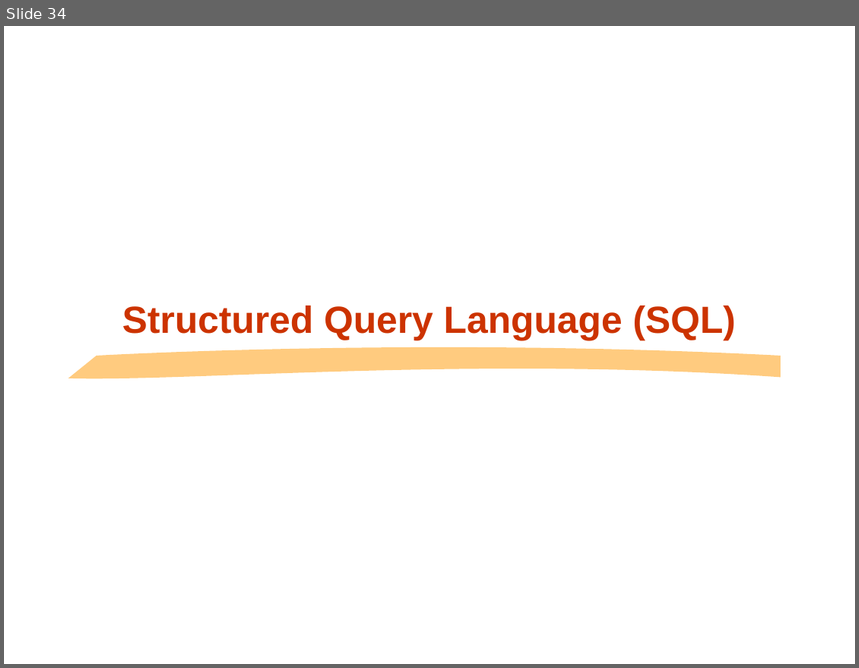
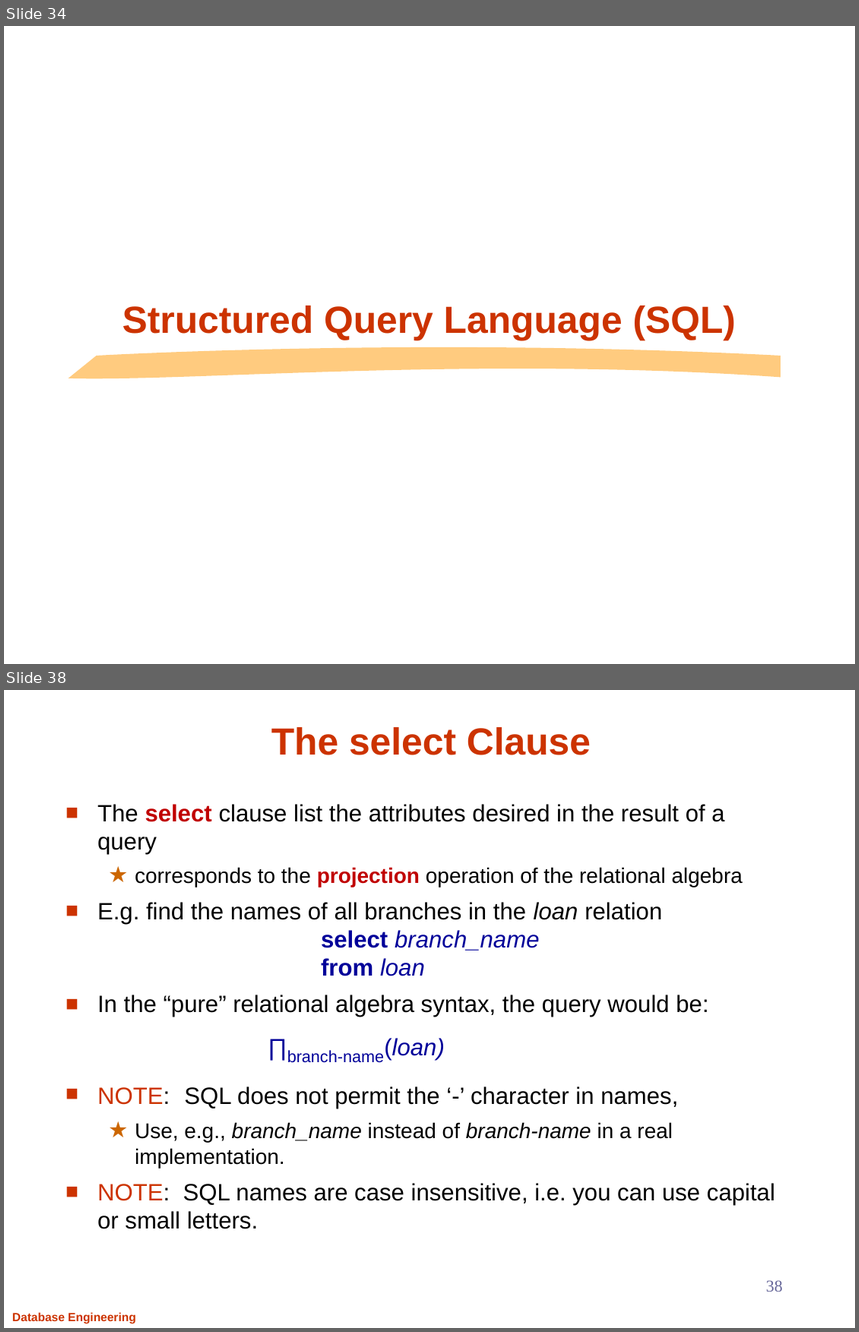
Before and after one commit to Aashishsharma/Learnings, a slide deck: RDBMS/DB.pptx. Shown one above the other, each under a label of ours: slide 34 before the commit, slides 34 and 38 after it; the slides between them are not shown. The pictures are 859x668 and 859x1332 pixels, drawn with LibreOffice and Linux fonts; fonts in the diff are those of the drawing; background and template pictures are left out. Boxes give left, top, right and bottom in pixels: in the first picture for what was removed or moved away, otherwise in the second. Text is boxed around its words. In the diff, an @@ line names an element or a change of style, - is before the commit and + after.

```diff
--- a/RDBMS/DB.pptx
+++ b/RDBMS/DB.pptx
@@ slide 38 added at (x1=4, y1=690, x2=855, y2=1328), background #FFFFFF @@
@@ title added at (x1=272, y1=727, x2=591, y2=755), 32 pt, text #CC3300, bold @@
+The select Clause
@@ text added at (x1=97, y1=804, x2=775, y2=1230), 20 pt, text #000000 @@
+■ The select clause list the attributes desired in the result of a query
+  ★ corresponds to the projection operation of the relational algebra
+■ E.g. find the names of all branches in the loan relation
+  select branch_name
+  from loan
+■ In the “pure” relational algebra syntax, the query would be:
+∏branch-name(loan)
+■ NOTE: SQL does not permit the ‘-’ character in names,
+  ★ Use, e.g., branch_name instead of branch-name in a real implementation.
+■ NOTE: SQL names are case insensitive, i.e. you can use capital or small letters.
@@ page number added at (x1=766, y1=1281, x2=783, y2=1292), 14 pt, text #666699 @@
+38
@@ text added at (x1=12, y1=1312, x2=136, y2=1324), 10 pt, text #CC3300, bold @@
+Database Engineering
```
Also in this commit, not shown: 66 other slides added, 1 other file.
